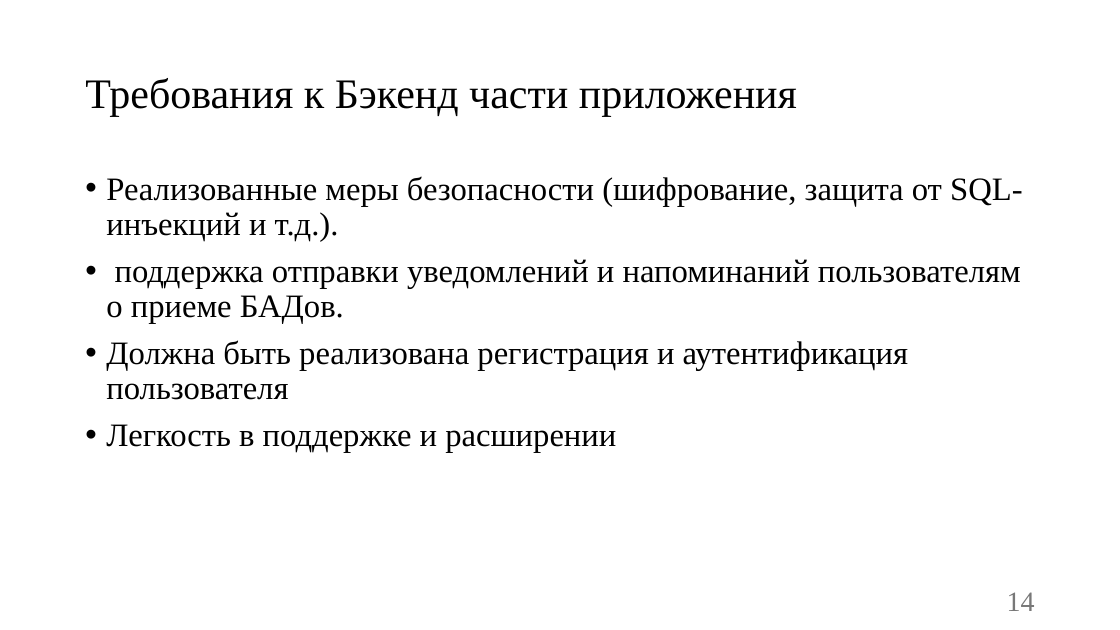
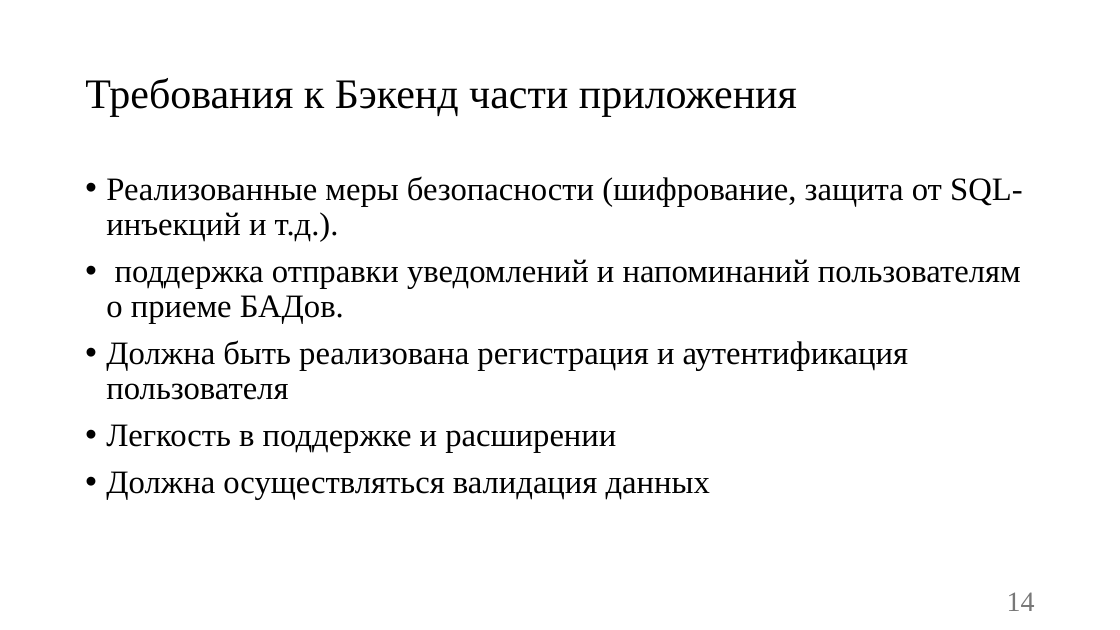
Before and after one commit to vadimgilka/SportApp, a slide deck: slide 14 of Documentation/Documentation Backend/Презентация-Чупинин-Антон-Павлович.pptx. Drawn at 1120x630 pixels with LibreOffice and Linux fonts; fonts in the diff are those of the drawing. Boxes give left, top, right and bottom in pixels: in the first picture for what was removed or moved away, otherwise in the second. Text is boxed around its words. In the diff, an @@ line names an element or a change of style, - is before the commit and + after.

```diff
--- a/Documentation/Documentation Backend/Презентация-Чупинин-Антон-Павлович.pptx
+++ b/Documentation/Documentation Backend/Презентация-Чупинин-Антон-Павлович.pptx
@@ text at [106,471,710,500]: paragraph added @@
+• Должна осуществляться валидация данных
```
Also in this commit, not shown: 6 other slides changed, 6 slides added, 1 slide removed.
